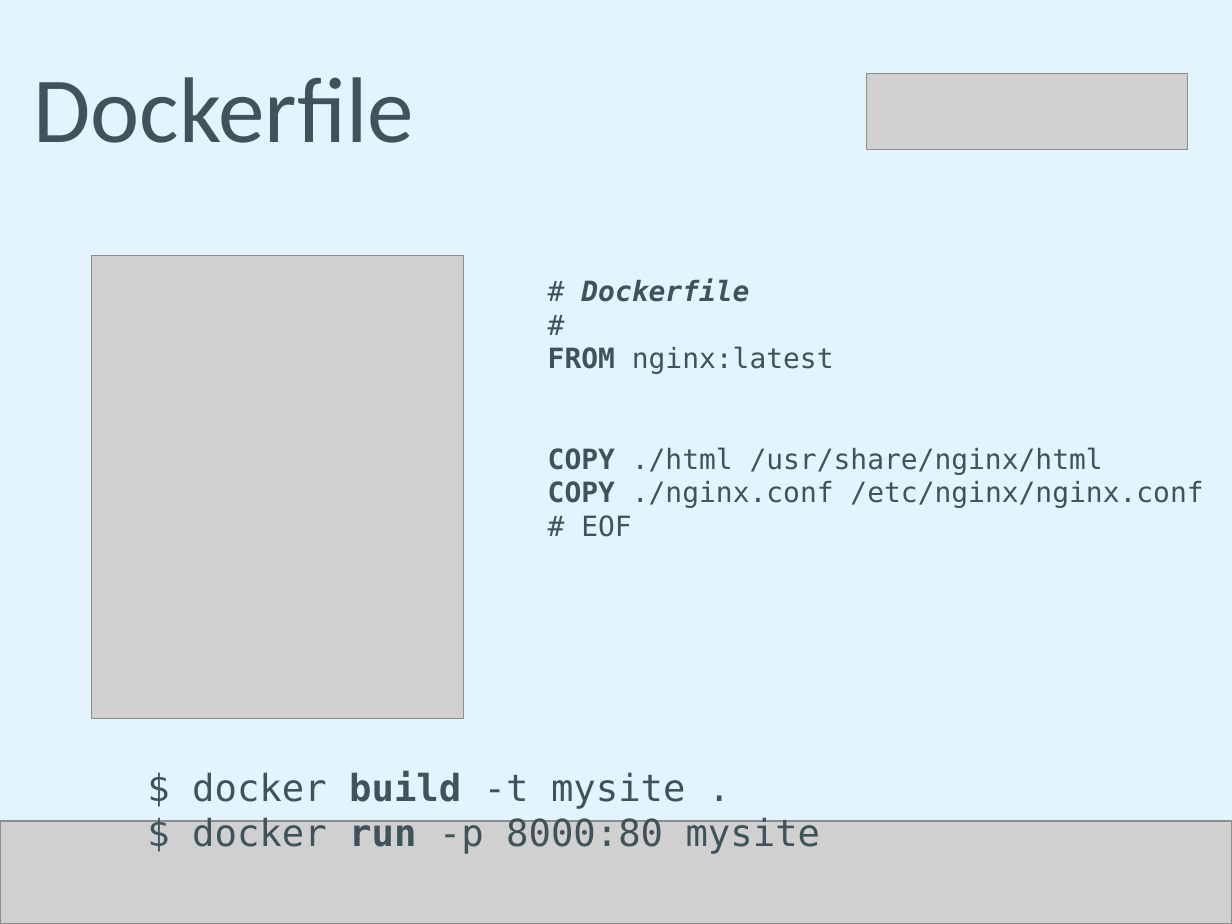
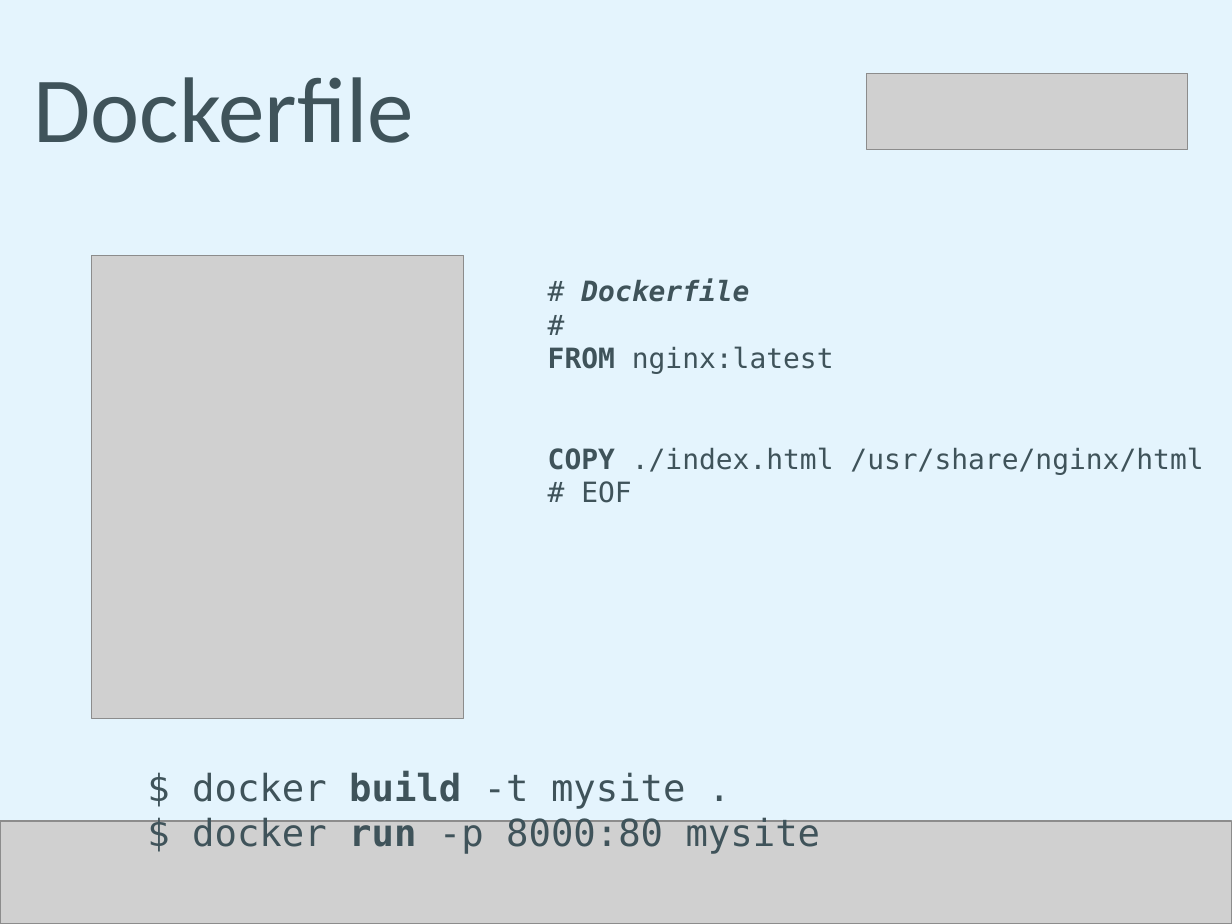
Before and after one commit to humitos/docker-workshop, a slide deck: slide 33 of talk/docker.odp. Drawn at 1232x924 pixels with LibreOffice and Linux fonts; fonts in the diff are those of the drawing; grey boxes stand for pictures. Boxes give left, top, right and bottom in pixels: in the first picture for what was removed or moved away, otherwise in the second. Text is boxed around its words. In the diff, an @@ line names an element or a change of style, - is before the commit and + after.

```diff
--- a/talk/docker.odp
+++ b/talk/docker.odp
@@ text at (548, 447, 1203, 474): text changed @@
-COPY ./html /usr/share/nginx/html
-COPY ./nginx.conf /etc/nginx/nginx.conf
+COPY ./index.html /usr/share/nginx/html
```
Also in this commit, not shown: 1 other file.
